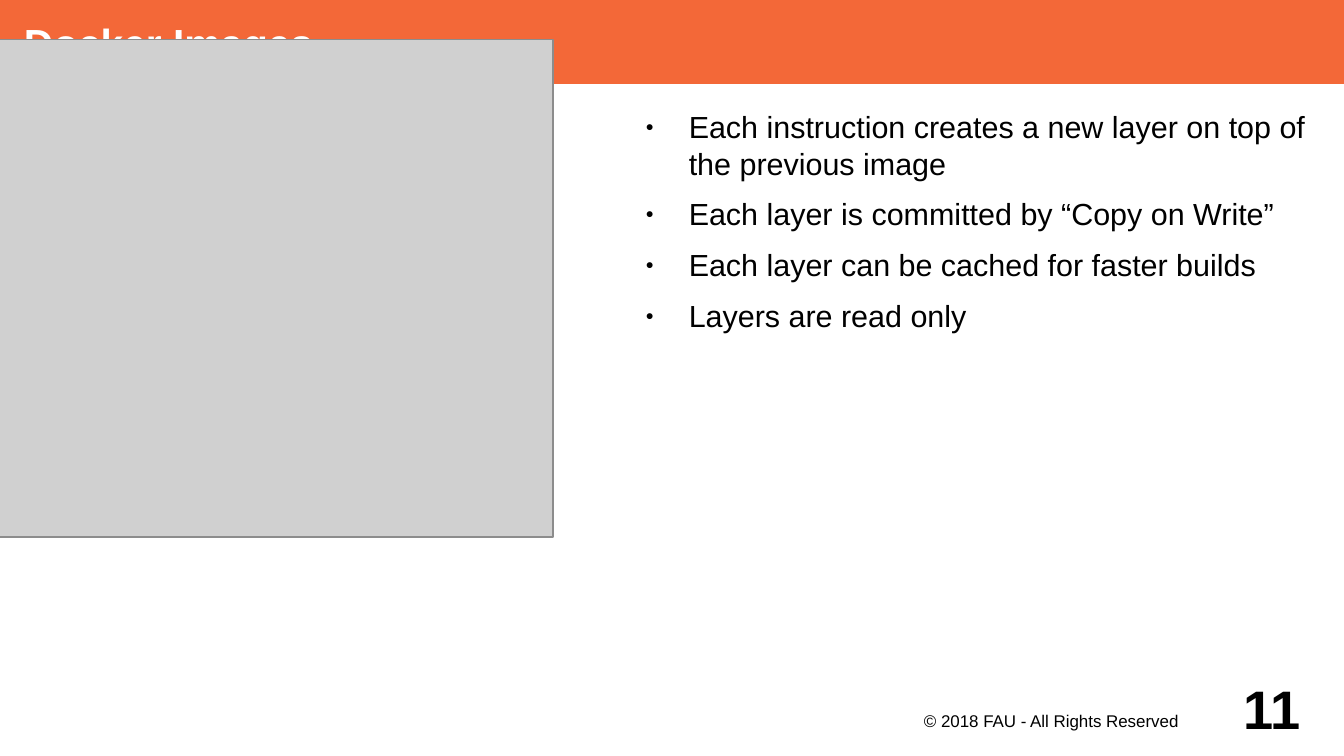
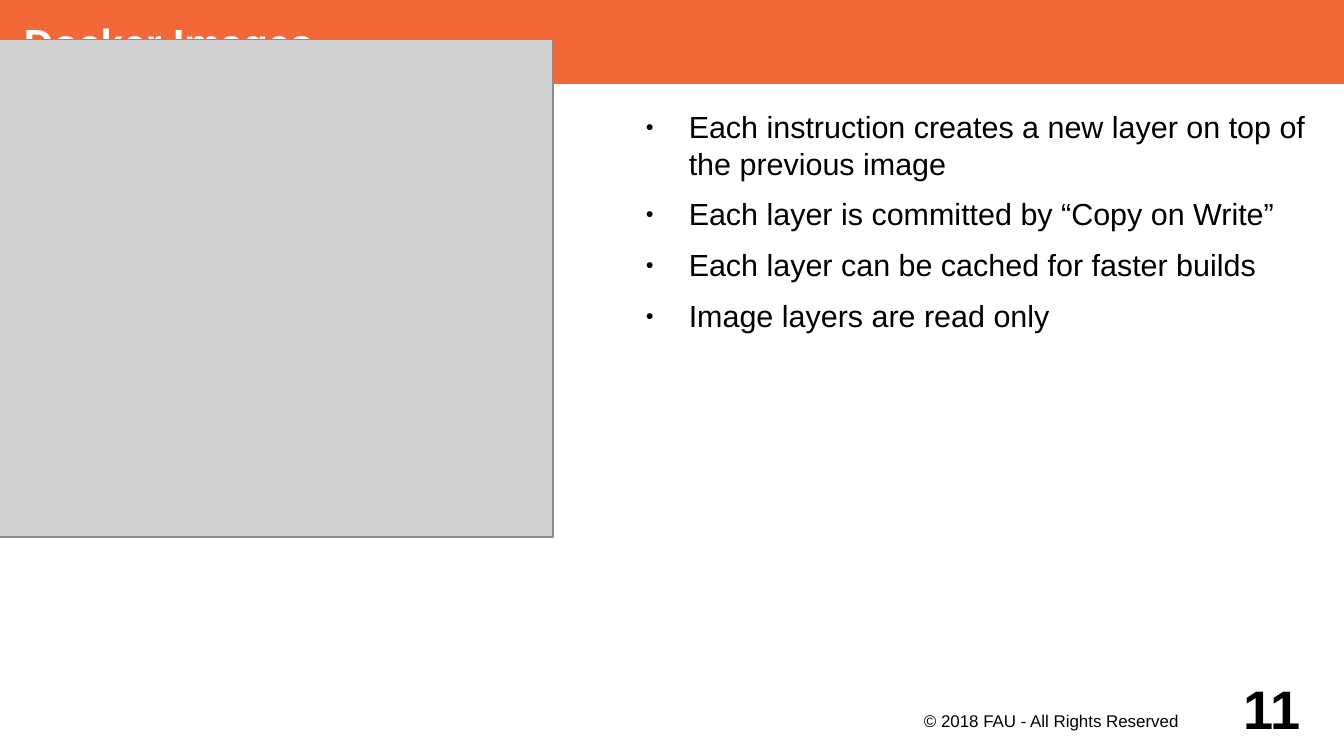
Before and after one commit to dirkriehle/adap-course, a slide deck: slide 11 of Lecture Slides/ADAP Z01 - Containerization.odp. Drawn at 1344x756 pixels with LibreOffice and Linux fonts; fonts in the diff are those of the drawing; grey boxes stand for pictures. Boxes give left, top, right and bottom in pixels: in the first picture for what was removed or moved away, otherwise in the second. Text is boxed around its words. In the diff, an @@ line names an element or a change of style, - is before the commit and + after.

```diff
--- a/Lecture Slides/ADAP Z01 - Containerization.odp
+++ b/Lecture Slides/ADAP Z01 - Containerization.odp
@@ text at (689, 305, 1050, 333): text changed @@
-● Layers are read only
+● Image layers are read only
```
Also in this commit, not shown: 3 other slides changed, 1 other file.
